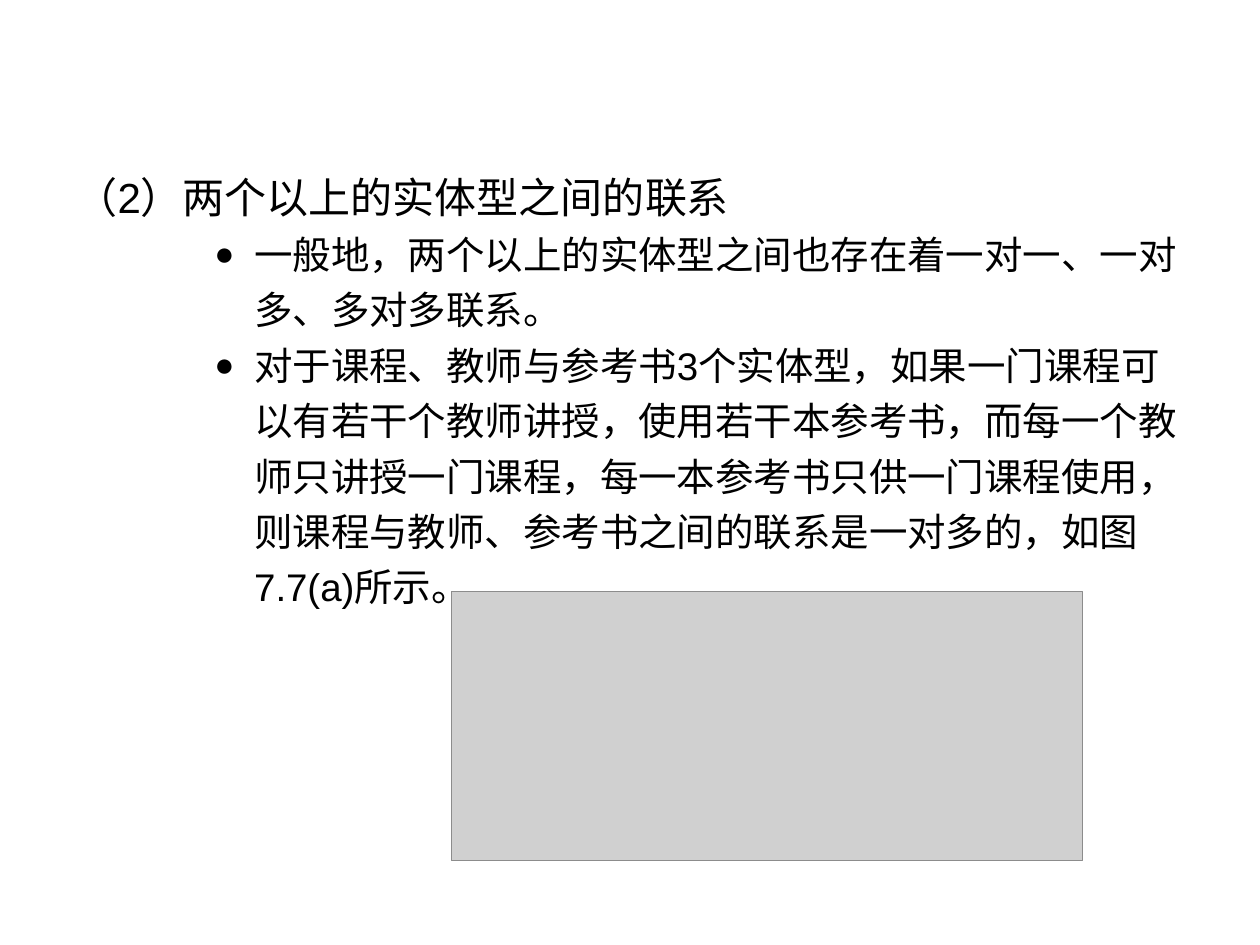
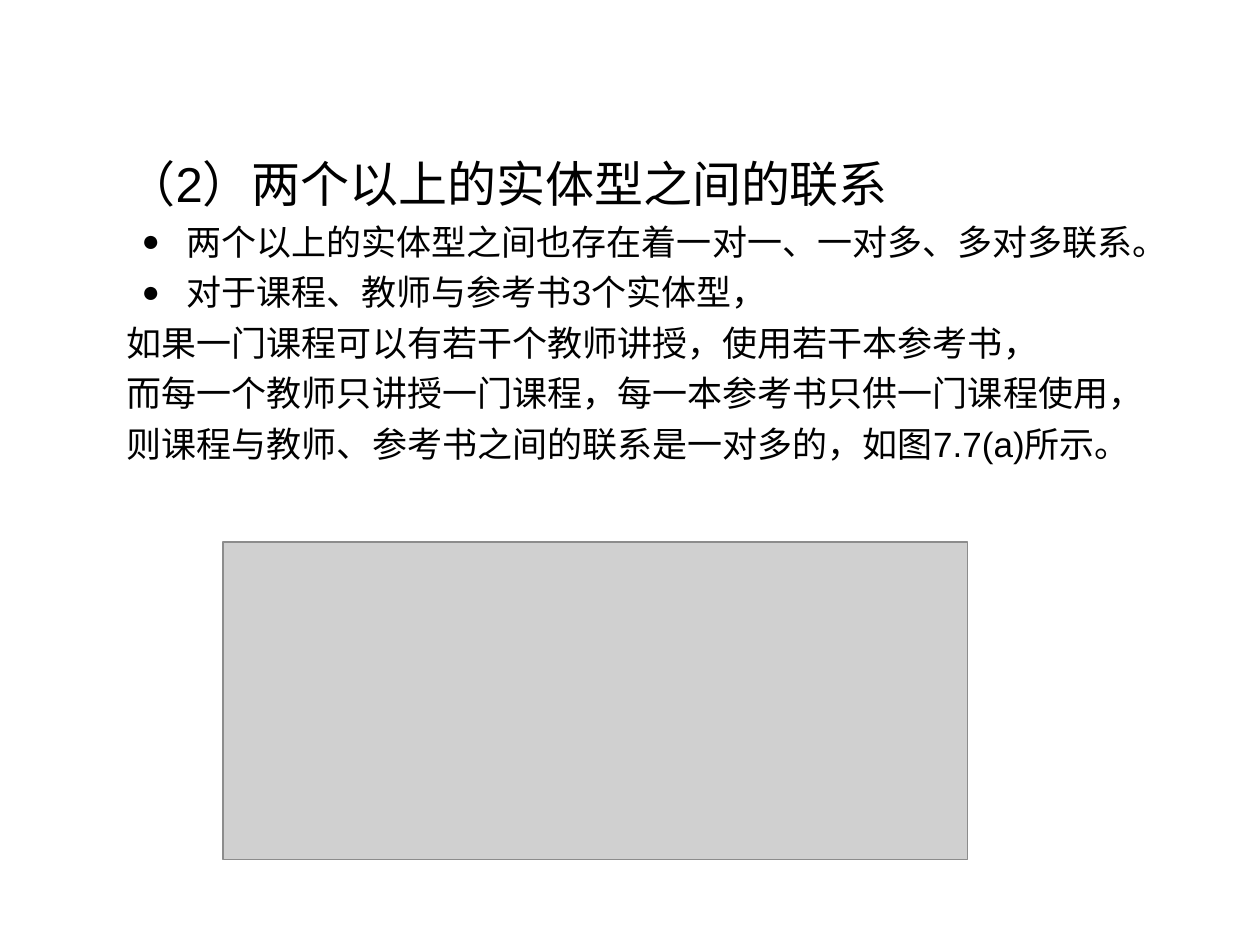
Before and after one commit to HBU/DataBase, a slide deck: slide 34 of PPT/PPT2020/DB第07章（1）.pptx. Drawn at 1260x945 pixels with LibreOffice and Linux fonts; fonts in the diff are those of the drawing; grey boxes stand for pictures; background and template pictures are left out. Boxes give left, top, right and bottom in pixels: in the first picture for what was removed or moved away, otherwise in the second. Text is boxed around its words. In the diff, an @@ line names an element or a change of style, - is before the commit and + after.

```diff
--- a/PPT/PPT2020/DB第07章（1）.pptx
+++ b/PPT/PPT2020/DB第07章（1）.pptx
@@ text "（2）两个以上的实体型之间的联系": place and size @@
-text "（2）两个以上的实体型之间的联系" at [76,177,1176,609]
+text "（2）两个以上的实体型之间的联系" at [127,160,1168,465]
@@ text at [127,160,888,207]: size 24 to 28 pt in "（2）两个以上的实体型之间的联系"; list level 2 to 1 in "（2）两个以上的实体型之间的联系" @@
@@ text at [127,225,1168,465]: text changed; size 22 to 20 pt @@
-    ● 一般地，两个以上的实体型之间也存在着一对一、一对多、多对多联系。
-    ● 对于课程、教师与参考书3个实体型，如果一门课程可以有若干个教师讲授，使用若干本参考书，而每一个教师只讲授一门课程，每一本参考书只供一门课程使用，则课程与教师、参考书之间的联系是一对多的，如图7.7(a)所示。
+● 两个以上的实体型之间也存在着一对一、一对多、多对多联系。
+● 对于课程、教师与参考书3个实体型，
+如果一门课程可以有若干个教师讲授，使用若干本参考书，
+而每一个教师只讲授一门课程，每一本参考书只供一门课程使用，
+则课程与教师、参考书之间的联系是一对多的，如图7.7(a)所示。
@@ picture: place and size @@
-picture at [451,591,1082,861]
+picture at [223,542,968,859]
```
Also in this commit, not shown: 26 other slides changed, 1 slide removed, 2 other files.
